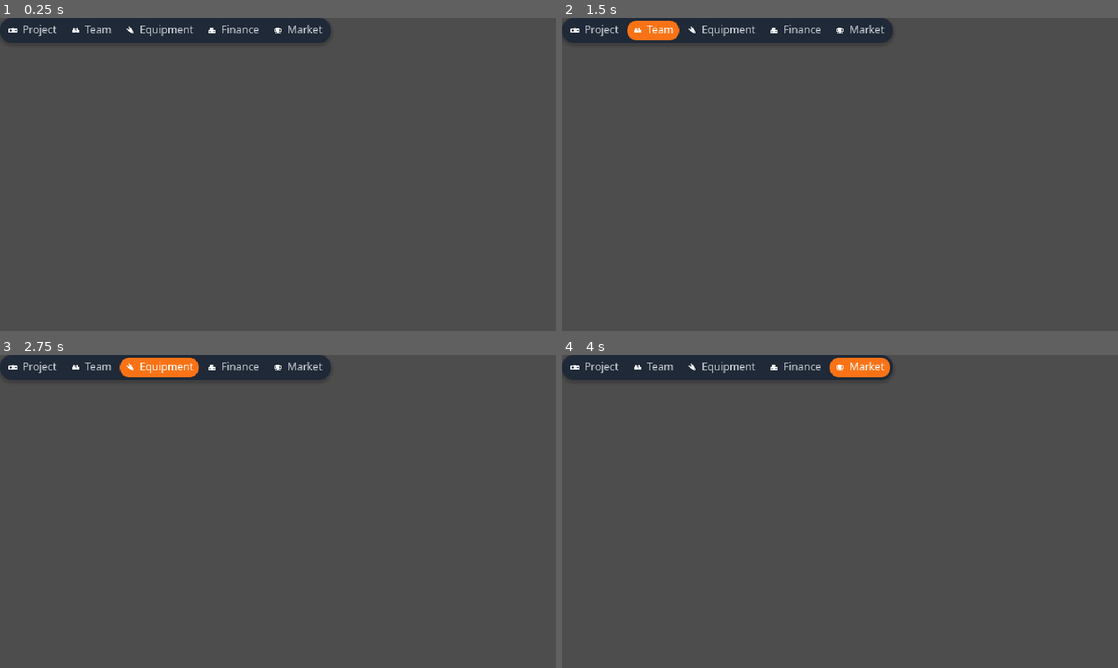
Above: before the commit, frames 1-4 (two rows, left to right).
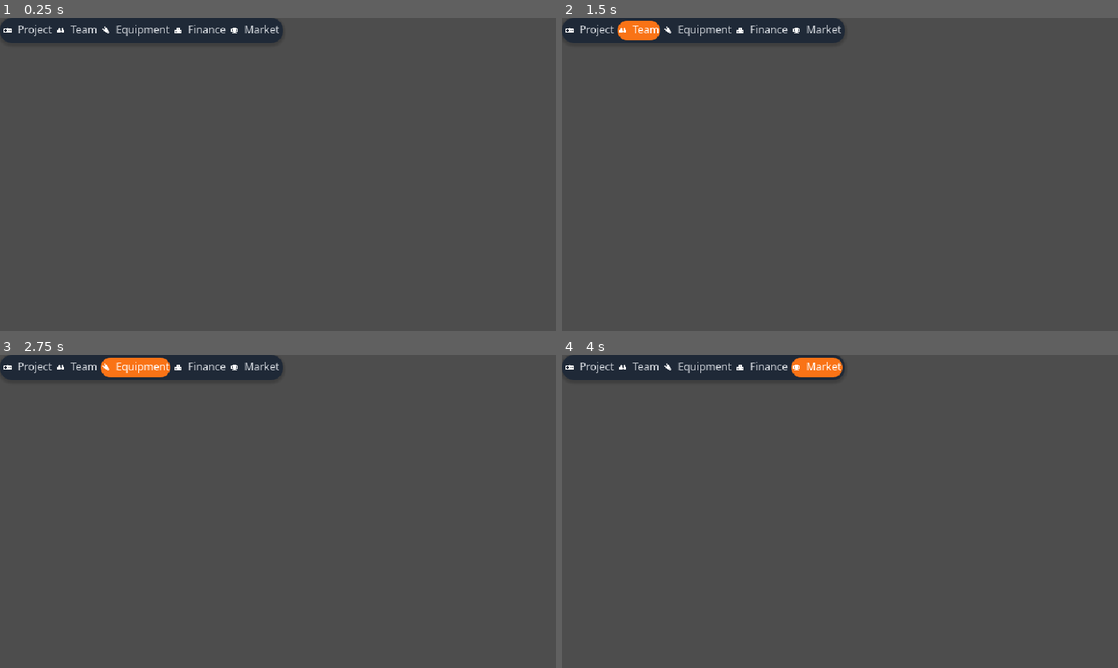
Above: after the commit, the same moments.

Repository: taehero/game-dev
Game: Godot game, scene res://src/ui/hud/dock.tscn
Same seed, same stepped clock (60 frames per second), same inputs: the game is played once before the commit and once after it. This scene is started directly instead of the project's main scene.
Inputs:
- Up to frame 1 (0.25 s): no input
- Up to frame 2 (1.5 s): click "Project" at 0.5 s; click "Team" at 1.25 s
- Up to frame 3 (2.75 s): click "Equipment" at 2 s
- Up to frame 4 (4 s): click "Finance" at 2.75 s; click "Market" at 3.5 s

The runs differ from the first frame. In frame 1, 1.3% of the frame differs, in the area x 0-60%, y 0-8%; in frame 2, 1.6%; in frame 3, 1.8%; in frame 4, 1.7%.

Commit message:
fix(ui): stable panel slide, popup centring and dock grouping
Co-Authored-By: Claude Sonnet 5.5 <noreply@anthropic.com>
Claude-Session: https://claude.ai/code/session_01QkPsYJvzy78q1MSpcH3Lqu

Diff:
--- a/src/ui/hud/dock.gd
+++ b/src/ui/hud/dock.gd
@@ -20,10 +20,33 @@
 		btn.toggle_mode = true
 		btn.button_group = _group
 		btn.icon = UiIcons.texture(id)
+		btn.alignment = HORIZONTAL_ALIGNMENT_LEFT
 		btn.text = tr("ui.tab.%s" % id)
 		btn.size_flags_horizontal = Control.SIZE_EXPAND_FILL
 		btn.toggled.connect(_on_toggled)
+		btn.resized.connect(_centre_content.bind(btn))
 		row.add_child(btn)
+
+
+## Icon and label stay grouped: left-align and pad so the group sits in the middle.
+func _centre_content(btn: Button) -> void:
+	if not btn.is_inside_tree():
+		return
+	var font: Font = btn.get_theme_font(&"font")
+	var text_w: float = font.get_string_size(btn.text, HORIZONTAL_ALIGNMENT_LEFT, -1,
+		btn.get_theme_font_size(&"font_size")).x
+	var icon_w: float = float(btn.get_theme_constant(&"icon_max_width"))
+	var group_w: float = text_w + icon_w + float(btn.get_theme_constant(&"h_separation"))
+	for sb_name: StringName in [&"normal", &"hover", &"pressed", &"focus"]:
+		var meta_key: StringName = StringName("base_%s" % sb_name)
+		if not btn.has_meta(meta_key):
+			btn.set_meta(meta_key, btn.get_theme_stylebox(sb_name, &"DockButton"))
+		var base: StyleBox = btn.get_meta(meta_key) as StyleBox
+		var sb: StyleBox = base.duplicate() as StyleBox
+		var pad: float = maxf(0.0, (btn.size.x - group_w) / 2.0)
+		sb.content_margin_left = pad
+		sb.content_margin_right = 0.0
+		btn.add_theme_stylebox_override(sb_name, sb)
 
 
 func _notification(what: int) -> void:
@@ -32,6 +55,7 @@
 			var btn: Button = get_node_or_null("Row/Tab_%s" % id) as Button
 			if btn != null:
 				btn.text = tr("ui.tab.%s" % id)
+				_centre_content(btn)
 
 
 func open_tab() -> StringName:
--- a/src/ui/panels/panel_host.gd
+++ b/src/ui/panels/panel_host.gd
@@ -18,14 +18,16 @@
 	size = REST_SIZE
 	visible = false
 	var close_btn: Button = get_node("%Close") as Button
-	close_btn.icon = UiIcons.texture(&"close")
+	UiIcons.style_close_button(close_btn)
 	close_btn.tooltip_text = tr("ui.popup.close")
 	close_btn.pressed.connect(func() -> void: close_requested.emit())
 
 
 func _notification(what: int) -> void:
-	if what == NOTIFICATION_TRANSLATION_CHANGED and _current != &"" and is_node_ready():
-		(get_node("%PanelTitle") as Label).text = tr("ui.tab.%s" % _current)
+	if what == NOTIFICATION_TRANSLATION_CHANGED and is_node_ready():
+		(get_node("%Close") as Button).tooltip_text = tr("ui.popup.close")
+		if _current != &"":
+			(get_node("%PanelTitle") as Label).text = tr("ui.tab.%s" % _current)
 
 
 func set_panel(tab: StringName, panel: Control) -> void:
@@ -46,8 +48,10 @@
 	if _tween != null:
 		_tween.kill()
 	position = Vector2(REST_POS.x, SLIDE_FROM)
+	size = REST_SIZE
 	_tween = create_tween()
 	_tween.tween_property(self, "position:y", REST_POS.y, SLIDE_S)
+	_tween.tween_callback(_snap_to_rest)
 
 
 func hide_panel() -> void:
@@ -55,10 +59,15 @@
 		_tween.kill()
 	_current = &""
 	visible = false
-	position = REST_POS
+	_snap_to_rest()
 	for key: StringName in _panels:
 		_panels[key].visible = false
 
 
 func current_tab() -> StringName:
 	return _current
+
+
+func _snap_to_rest() -> void:
+	position = REST_POS
+	size = REST_SIZE
--- a/src/ui/panels/panel_host.tscn
+++ b/src/ui/panels/panel_host.tscn
@@ -40,8 +40,6 @@
 layout_mode = 2
 flat = true
 expand_icon = true
-theme_override_colors/icon_normal_color = Color(0.42, 0.45, 0.5, 1)
-theme_override_colors/icon_hover_color = Color(0.12, 0.16, 0.22, 1)
 
 [node name="Content" type="Control" parent="Card/Layout"]
 unique_name_in_owner = true
--- a/src/ui/panels/popup_card.gd
+++ b/src/ui/panels/popup_card.gd
@@ -5,7 +5,11 @@
 signal closed
 
 @export var card_size: Vector2 = Vector2(400, 200)
-@export var closable: bool = true
+@export var closable: bool = true:
+	set(value):
+		closable = value
+		if is_node_ready():
+			(get_node("%Close") as Button).visible = value
 
 
 func _ready() -> void:
@@ -13,11 +17,17 @@
 	backdrop.color = UiPalette.BACKDROP
 	backdrop.mouse_filter = Control.MOUSE_FILTER_STOP
 	var close_btn: Button = get_node("%Close") as Button
-	close_btn.icon = UiIcons.texture(&"close")
+	UiIcons.style_close_button(close_btn)
 	close_btn.tooltip_text = tr("ui.popup.close")
 	close_btn.visible = closable
 	close_btn.pressed.connect(close)
 	resized.connect(_centre)
+	_centre()
+
+
+func _notification(what: int) -> void:
+	if what == NOTIFICATION_TRANSLATION_CHANGED and is_node_ready():
+		(get_node("%Close") as Button).tooltip_text = tr("ui.popup.close")
 
 
 func open(title: String) -> void:
--- a/src/ui/panels/popup_card.tscn
+++ b/src/ui/panels/popup_card.tscn
@@ -45,8 +45,6 @@
 layout_mode = 2
 flat = true
 expand_icon = true
-theme_override_colors/icon_normal_color = Color(0.42, 0.45, 0.5, 1)
-theme_override_colors/icon_hover_color = Color(0.12, 0.16, 0.22, 1)
 
 [node name="Body" type="VBoxContainer" parent="Card/Layout"]
 unique_name_in_owner = true
--- a/src/ui/theme/ui_icons.gd
+++ b/src/ui/theme/ui_icons.gd
@@ -22,3 +22,18 @@
 		push_warning("UiIcons: unknown icon '%s'" % icon)
 		return null
 	return load(DIR + FILES[icon]) as Texture2D
+
+
+## Shared close-glyph styling for panel and popup headers (18x18 flat button).
+static func style_close_button(btn: Button) -> void:
+	btn.icon = texture(&"close")
+	btn.expand_icon = true
+	btn.icon_alignment = HORIZONTAL_ALIGNMENT_CENTER
+	btn.vertical_icon_alignment = VERTICAL_ALIGNMENT_CENTER
+	btn.add_theme_color_override(&"icon_normal_color", UiPalette.TEXT_MUTED)
+	btn.add_theme_color_override(&"icon_hover_color", UiPalette.TEXT)
+	btn.add_theme_color_override(&"icon_pressed_color", UiPalette.ACCENT)
+	var pad: StyleBoxEmpty = StyleBoxEmpty.new()
+	pad.set_content_margin_all(3)
+	for sb: StringName in [&"normal", &"hover", &"pressed", &"focus"]:
+		btn.add_theme_stylebox_override(sb, pad)
--- a/tests/unit/test_panel_host.gd
+++ b/tests/unit/test_panel_host.gd
@@ -59,3 +59,13 @@
 	watch_signals(host)
 	(host.get_node("%Close") as Button).pressed.emit()
 	assert_signal_emitted(host, "close_requested")
+
+
+func test_repeated_open_close_keeps_exact_size() -> void:
+	var host: PanelHost = _host()
+	for i: int in 30:
+		host.show_tab(&"team")
+		await wait_seconds(PanelHost.SLIDE_S + 0.05)
+		assert_eq(host.size, PanelHost.REST_SIZE)
+		host.hide_panel()
+		assert_eq(host.size, PanelHost.REST_SIZE)
--- a/tests/unit/test_popup_card.gd
+++ b/tests/unit/test_popup_card.gd
@@ -29,6 +29,7 @@
 	var popup: PopupCard = _popup()[1]
 	await wait_frames(1)
 	var backdrop: ColorRect = popup.get_node("Backdrop")
+	assert_eq(backdrop.color, UiPalette.BACKDROP)
 	assert_eq(backdrop.mouse_filter, Control.MOUSE_FILTER_STOP)
 	assert_eq(backdrop.get_global_rect(), Rect2(0, 0, 640, 360))
 
@@ -55,3 +56,23 @@
 func test_body_is_vbox() -> void:
 	var popup: PopupCard = _popup()[1]
 	assert_true(popup.body() is VBoxContainer)
+
+
+func test_open_before_add_child_is_centred() -> void:
+	var screen: Control = Control.new()
+	screen.size = Vector2(640, 360)
+	add_child_autofree(screen)
+	var popup: PopupCard = POPUP_SCENE.instantiate()
+	popup.open("T")
+	screen.add_child(popup)
+	popup.set_anchors_and_offsets_preset(Control.PRESET_FULL_RECT)
+	await wait_frames(2)
+	var c: Vector2 = (popup.get_node("%Card") as Control).get_global_rect().get_center()
+	assert_almost_eq(c.x, 320.0, 1.5)
+	assert_almost_eq(c.y, 180.0, 1.5)
+
+
+func test_closable_setter_updates_visibility() -> void:
+	var popup: PopupCard = _popup()[1]
+	popup.closable = false
+	assert_false((popup.get_node("%Close") as Button).visible)
